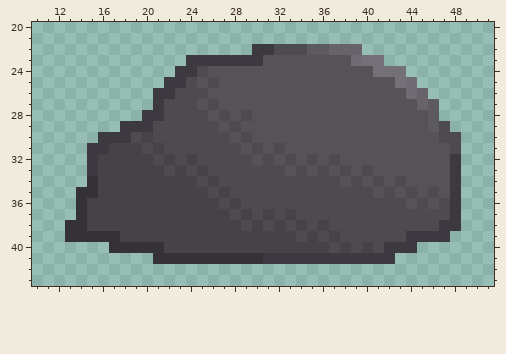
Two states of a pixel-art sprite, H13/H13_rps/images/rock.png. The picture above was drawn from the file before the commit.
The file is 64x64 pixels. Colours within 5 levels of each other are drawn and written as one. Shown: x 10..51, y 20..43.
After the commit:
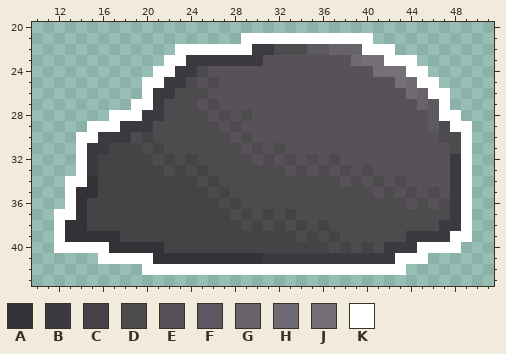
Palette (. is transparent): A #343236  B #3d3940  C #464347  D #4e4b4f  E #565257  F #5d5960  G #68636a  H #6f6b72  J #757077  K #ffffff
Difference:
y 21: x 29..40 ............ -> KKKKKKKKKKKK
y 22: x 23..29 ....... -> KKKKKKK; x 40..42 ... -> KKK
y 23: x 22..23 .. -> KK; x 42..44 ... -> KKK
y 24: x 21..22 .. -> KK; x 44..45 .. -> KK
y 25: x 20..21 .. -> KK; x 45..46 .. -> KK
y 26: x 20 . -> K; x 46..47 .. -> KK
y 27: x 19..20 .. -> KK; x 47 . -> K
y 28: x 17..19 ... -> KKK; x 47..48 .. -> KK
y 29: x 15..17 ... -> KKK; x 48..49 .. -> KK
y 30: x 14..15 .. -> KK; x 49 . -> K
y 31..33: x 14 . -> K; x 49 . -> K
y 34: x 13..14 .. -> KK; x 49 . -> K
y 35..36: x 13 . -> K; x 49 . -> K
y 37: x 12..13 .. -> KK; x 49 . -> K
y 38: x 12 . -> K; x 49 . -> K
y 39: x 12 . -> K; x 48..49 .. -> KK
y 40: x 12..16 ..... -> KKKKK; x 45..48 .... -> KKKK
y 41: x 16..20 ..... -> KKKKK; x 43..45 ... -> KKK
y 42: x 20..43 ........................ -> KKKKKKKKKKKKKKKKKKKKKKKK
